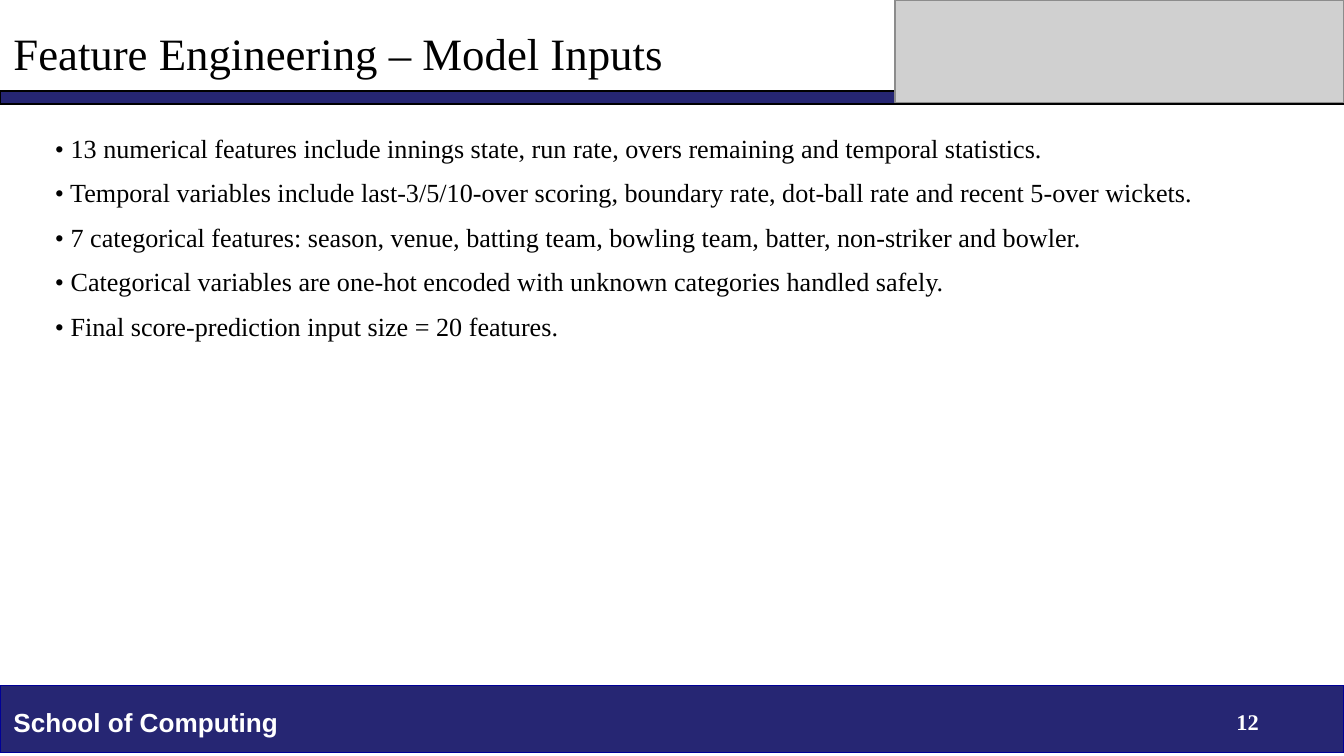
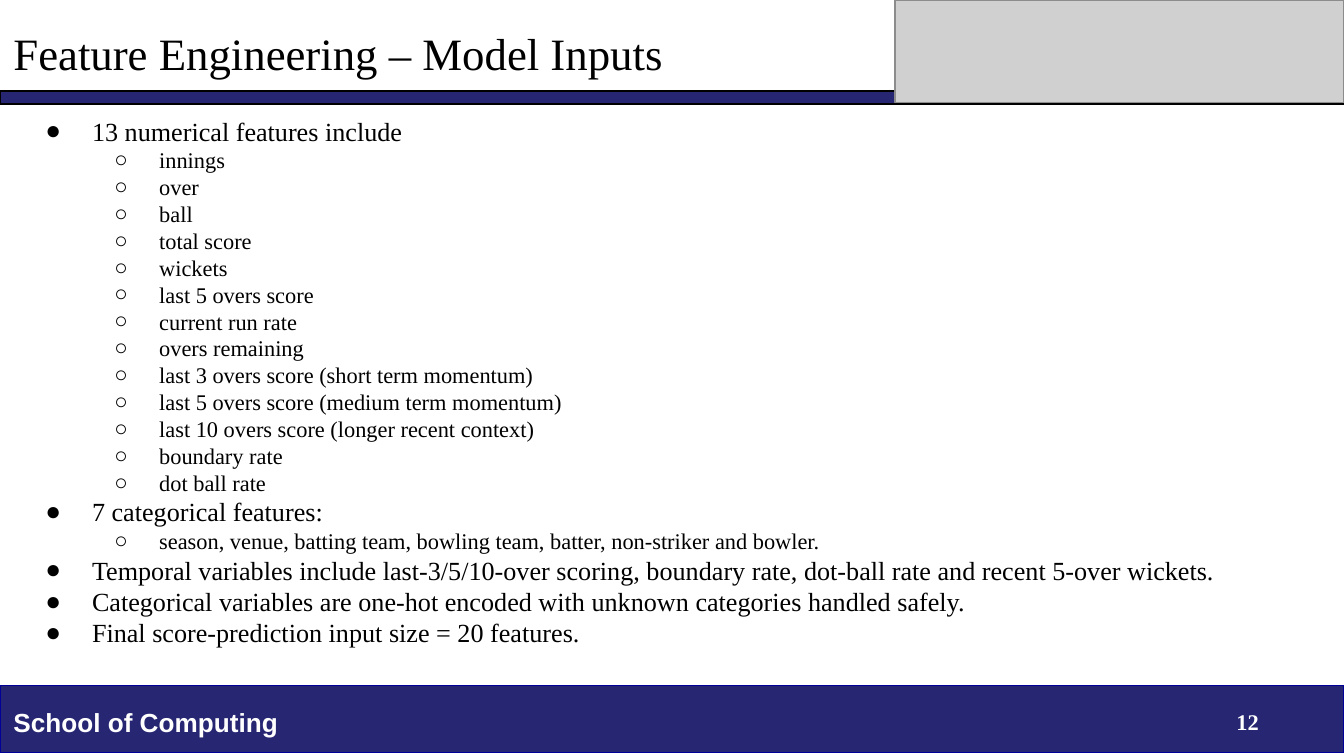
Before and after one commit to VPriyaDharshini2/cricket-score-prediction-ml, a slide deck: slide 12 of Temporal Feature-Driven Machine Learning Framework for ODI Score Prediction and Player Role Classification.pptx. Drawn at 1344x756 pixels with LibreOffice and Linux fonts; fonts in the diff are those of the drawing; grey boxes stand for pictures; background and template pictures are left out. Boxes give left, top, right and bottom in pixels: in the first picture for what was removed or moved away, otherwise in the second. Text is boxed around its words. In the diff, an @@ line names an element or a change of style, - is before the commit and + after.

```diff
--- a/Temporal Feature-Driven Machine Learning Framework for ODI Score Prediction and Player Role Classification.pptx
+++ b/Temporal Feature-Driven Machine Learning Framework for ODI Score Prediction and Player Role Classification.pptx
@@ text at [92,122,1213,648]: text changed; size 14 to 12 pt @@
-• 13 numerical features include innings state, run rate, overs remaining and temporal statistics.
-• Temporal variables include last-3/5/10-over scoring, boundary rate, dot-ball rate and recent 5-over wickets.
-• 7 categorical features: season, venue, batting team, bowling team, batter, non-striker and bowler.
-• Categorical variables are one-hot encoded with unknown categories handled safely.
-• Final score-prediction input size = 20 features.
+● 13 numerical features include
+  ○ innings
+  ○ over
+  ○ ball
+  ○ total score
+  ○ wickets
+  ○ last 5 overs score
+  ○ current run rate
+  ○ overs remaining
+  ○ last 3 overs score (short term momentum)
+  ○ last 5 overs score (medium term momentum)
+  ○ last 10 overs score (longer recent context)
+  ○ boundary rate
+  ○ dot ball rate
+● 7 categorical features:
+  ○ season, venue, batting team, bowling team, batter, non-striker and bowler.
+● Temporal variables include last-3/5/10-over scoring, boundary rate, dot-ball rate and recent 5-over wickets.
+● Categorical variables are one-hot encoded with unknown categories handled safely.
+● Final score-prediction input size = 20 features.
```
Also in this commit, not shown: 3 other slides changed, 1 other file.
